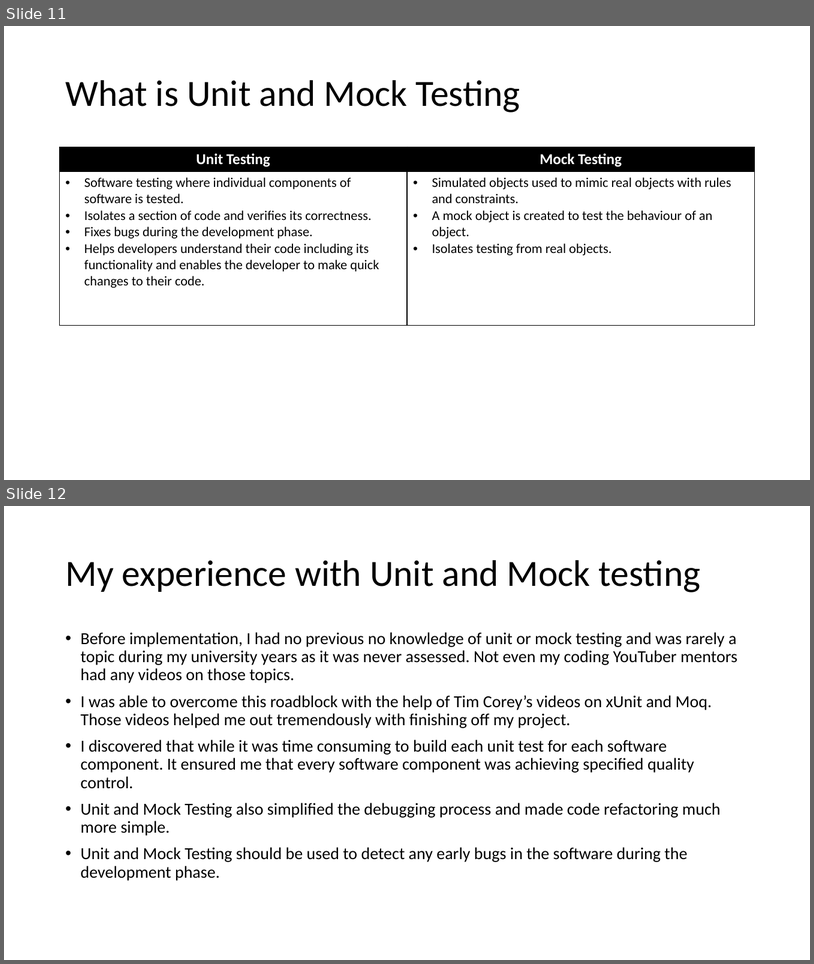
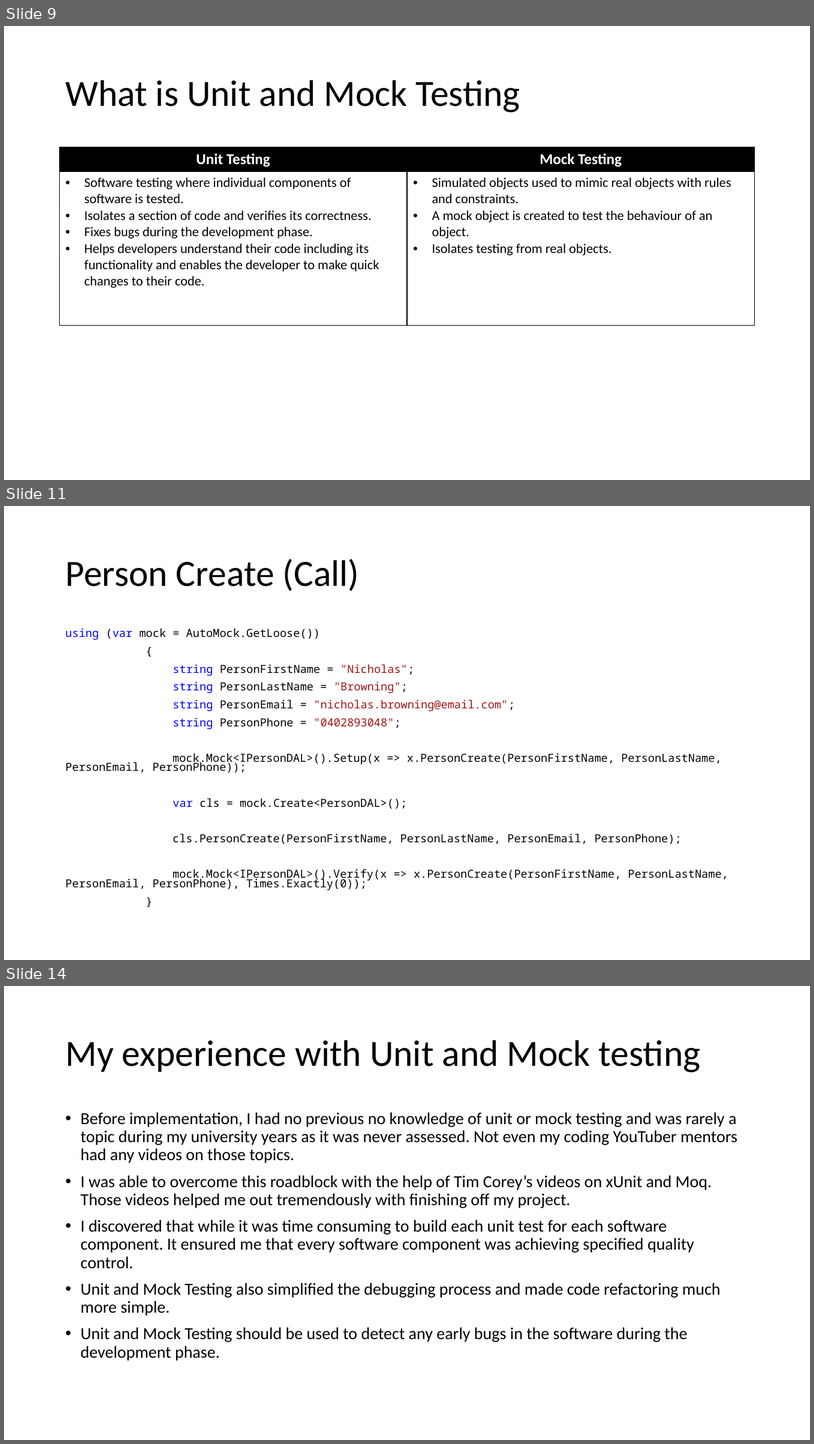
Before and after one commit to NickDotCore/dapper-crud-tutorial, a slide deck: PersonCRUD using C#, xUnit and Dapper.pptx. Shown one above the other, each under a label of ours: slides 11 and 12 before the commit, slides 9, 11 and 14 after it; the slides between them are not shown. The pictures are 814x964 and 814x1444 pixels, drawn with LibreOffice and Linux fonts; fonts in the diff are those of the drawing. Boxes give left, top, right and bottom in pixels: in the first picture for what was removed or moved away, otherwise in the second. Text is boxed around its words. In the diff, an @@ line names an element or a change of style, - is before the commit and + after.

```diff
--- a/PersonCRUD using C#, xUnit and Dapper.pptx
+++ b/PersonCRUD using C#, xUnit and Dapper.pptx
@@ slide 11 added at [4, 506, 810, 960], background #FFFFFF @@
@@ title added at [65, 559, 360, 591], 44 pt, text #000000 @@
+Person Create (Call)
@@ text added at [65, 628, 729, 890], 13.3 pt, text #000000 @@
+using (var mock = AutoMock.GetLoose())
+{
+string PersonFirstName = "Nicholas";
+string PersonLastName = "Browning";
+string PersonEmail = "nicholas.browning@email.com";
+string PersonPhone = "0402893048";
+mock.Mock<IPersonDAL>().Setup(x => x.PersonCreate(PersonFirstName, PersonLastName, PersonEmail, PersonPhone));
+var cls = mock.Create<PersonDAL>();
+cls.PersonCreate(PersonFirstName, PersonLastName, PersonEmail, PersonPhone);
+mock.Mock<IPersonDAL>().Verify(x => x.PersonCreate(PersonFirstName, PersonLastName, PersonEmail, PersonPhone), Times.Exactly(0));
+}
@@ what was slide 11 is now slide 9 @@
@@ what was slide 12 is now slide 14 @@
```
Also in this commit, not shown: 2 slides changed, 7 other slides added, 5 slides removed.
